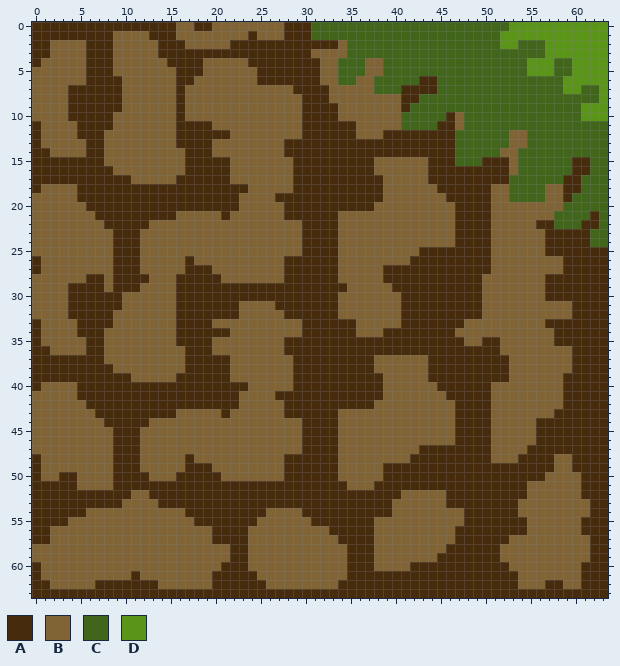
File history of a pixel-art sprite, sandbox/Assets/Sprites/Tiles/Ground/Ground25-5.png. The picture above was drawn from the file before the commit.
The file is 64x64 pixels.
Palette (. is transparent): A #462b0c  B #806436  C #41651b  D #5a951a
The result:
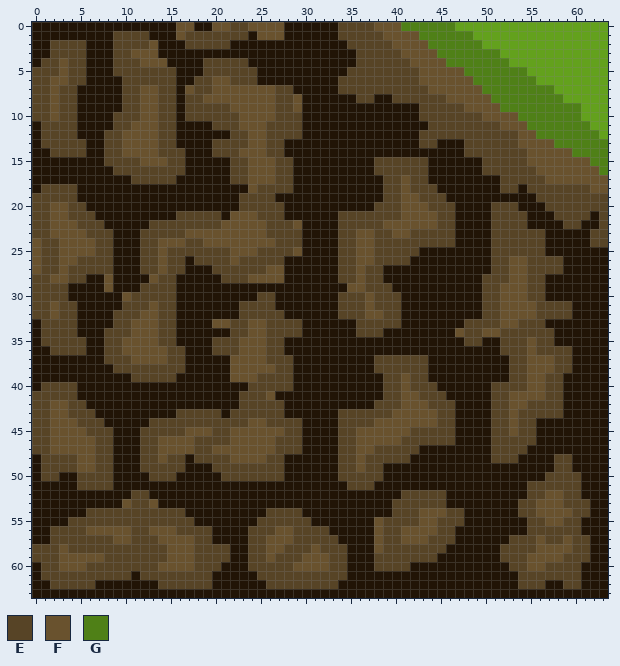
Colours new in this view: E #574426  F #69522e  G #4f8017
What changed:
colour A: #462b0c -> #211406
colour D: #5a951a -> #63a11d
Changed rows in their new state; - is a pixel that keeps its letter.
first column x 0:
 0 ----------------FF--FFEEFFFF---AAAEEEEFFFGGGGGGDDDDDD-----------
 1 ---------EEEE---FEEEEEEE-FFF---AAAEEEEEFFFFGGGGGGDDD------------
 2 --EEEE---EEEEF---EEEEE------------AEEEEEFFFFGGGGGGDD--DDD-------
 3 --EEEE---EEFFF-----------------AAAAAEEEEEFFFFGGGGGGGDDDDD-------
 4 -EEFEE---EEEFFF----EEEEE--------AAAAEEEEEEFFFFGGGGGGGDD---DD----
 5 EEEFEE---EEEEEEE---EEEEEE-------AAAEEEEEEEEFFFFFGGGGGGG---DD----
 6 EEFFEE----EEEEEE--EEFFEEE-------AAEEEEEEEEEFFFFFFGGGGGGGDDD-----
 7 EEFEE-----EEFFEE-FEEFFFFFFFEE----AEEEEEEEEEEFFFFFFGGGGGGGGD--DD-
 8 EEFEE-----EEFFEE-EEFFFFFFFFEEF---AAAEEAAEEEEEEFFFFFGGGGGGGGDDDD-
 9 EEFEE-----EEFFEE-EEEEEFFFFFEEF----AAAAAAA-AEEEEEFFFFGGGGGGGGG---
10 EEFEE----EEEFFEE-EEEEEEFFFFEEE----AAAAAAAAAEEEEEEEFFFFGGGGGGG---
11 -EEEE----EEFFFEE----EEEFFFEEEE------AAAAAAAAEEEEEEEEFFFGGGGGGGDD
12 -EEEE---EEFFFFEE------EEFFEEEE------AAA----EEEEEEEEEEEFFGGGGGGGD
13 -EEEEE--EEFFFFEE----EEEEFFEE---------------EE--AEEEEEEFFFFGGGGGG
14 --EEEE--EEFFFFEEE---EEEFFFEE-------------------AEEEEEEEFFFFFGGGG
15 --------EEEEFFFEE-----EEFFFEE---------EEEEEE---AAAEEEEEFFFFFFFGG
16 ---------EEEEEEEE-----EEFFFEE---------EEEEEE------EEEEEEFFFFFFFG
17 -----------EEEEE------EEFFFEE----------EEFEE--------EEEEEFFFFFFF
18 -EEEE-------------------FEEEE----------EEFEEE------AEEAEEEEEEEFF
19 EEEEE------------------EEEE------------EEFFEEE-----AAAAAEEEEEEEE
20 EEFFEE-----------------EEEEE----------EEEFFFEEE----EEEAAAEEEEEEE
21 EEFFEEE---------EEEEE-FFFEEE------EEEEEEEFFFFEE----EEEEAAAEEEE-E
22 EEFFFEEE-----EEEEEEEEFFFFFEEEF----EEEEEFFFFFFEE----EEEEA--AEE--E
23 EEFFFFEEE---EEEEEFFFFFFFFFEEEE----EEFFEEFFEEEEE----EEEEEE-----EE
24 FEEFFFFEE---EEFFFEEFFFFFFFFEEE----EEFFEEEEEEEEE----EEEEEE-----EE
25 FEEFFFFEE---EEFEEEEEEEFFFEEEEF----EEFFEEEEE--------EEEEEE-------
26 FEEFFEEEE---EEFEE-EEEEFEEEEE------EEFFEEEE---------EEFFEEEE-----
27 FEEFEEEEE---EEFEE---EEEEEEFF------EEFEE------------EEFFEEEE-----
28 EEFFEE--F----FEE-----EEEFFFF------EEFEE-----------EEEFFEE-------
29 EEEE----F---EEEE-------------------FFEEE----------EEFFFEE-------
30 EEEE------FEEEEE---------EE-------EEEFEEE---------EEFFFEE-------
31 EEFEE-----EEEFEE-------EEEE-------EEEFEEE---------EEFFFFEEEE----
32 EEFEE----EEEFFEE-------EEEEE------EEEFFEE---------EEFFFFEEEE----
33 -EEEE----EEFFFEE----FFEEFFEEEE------EEEEE-------EEEEFFEEE-------
34 -EEEE---EEEFFFEE------EEFFEEEE------EEE--------FEEFFEEEEEE------
35 -EEEEE--EEFFFFEE----EEEFFFEE--------------------EE--EEEFEE------
36 --EEEE--EEFFFFFEE---EEEFFFEE------------------------EEEFEEEE----
37 --------EEEFFFFEE-----FFFFEEE---------EEEEEE---------EEFFFEE----
38 ---------EEEEEEEE-----FFFFFEE---------EEEEEE---------EEFFFEE----
39 -----------EEEEE------FFFEEEE----------EEFEE---------EEFFEE-----
40 -EEEE-------------------EEEEE----------EEFEEE------EEEEFFEE-----
41 EEEEE------------------EEEF------------EEFFEEE-----EEFFFFEE-----
42 EEFFEE-----------------EEEEE----------EEEFFFEEE----EEFFEEEE-----
43 EEFFEEE---------EEEEE-EEEEEE------EEEEEEFFFFFEE----EEFEEEEE-----
44 EEFFFEEE-----EEEEEEEEEEEFFEEEE----EEEEFFFFFFFEE----EEFEE--------
45 EEFFFFEEE---EEEEEFFFEEFFFFFFEE----EEFFFFFFEEEEE----EEFEE--------
46 EEFFFFFEE---EEFFFFEEEEFFFFFEEE----EEFFFFFEEEEEE----EEEEE--------
47 EEFFFFFEE---EEFFFFEEFFFFFFFEEE----EEFFEEEEE--------EEEE---------
48 -EEEEFFEE---EEFEE-EEEEFFFFEE------EEFEEEEE---------EEE----EE----
49 -EEEEFFEE---EEEEE---EEEEEEEE------EEFEE-------------------EE----
50 -EE--EEEE----EEE-----EEEEEEE------EEEEE------------------EEEE---
51 -----EEEE--------------------------EEE-----------------EEEEEE---
52 -----------EE----------------------------EEEEE---------EEFFEE---
53 ----------FEEF--------------------------EEEEEE--------EEFFFEEE--
54 ------EEEEEEEEEEE---------EEEE----------EEEFFFEE------EEFFFFEE--
55 ----EEEEEEEEEEEEEE-------EEEEEE-------FEEEEFFEEE-------EEFFEE---
56 --EEEEFFFFFEEFFFEEEE----EEEFFEEEE-----FEEFFFFEE--------EEEEEE---
57 --EEEEEEEFFEEEFFFFEE----EEFFFEEEEE----FEEFFFEEE------EEEFEEFEE--
58 EEEFEEEEEEEEEEEFFFEEEE--EEFFEEEFEEE---FEEEEEEE------EEEEFFFFEE--
59 EEEFFFFFEEEEEEEFFFEEEE--EEFEEEFFFEE---EEEEEEE-------EEEFFFFEEE--
60 -EEFFFEEEEEEEEFFFFEEE---EEEEEFFFFEE---EEEE-----------EEFFEEEE---
61 -EEEEEEEEEE-EEEEEEEE-----EEEEEEEEEE-------------------EEEEEEE---
62 --EEEEE-------EEEEEE------EEEEEEEE--------------------EEE--EE---
Pixel boxes of the changes (left, top, right, bottom) in both pictures:
changed: (32, 22, 608, 598)
